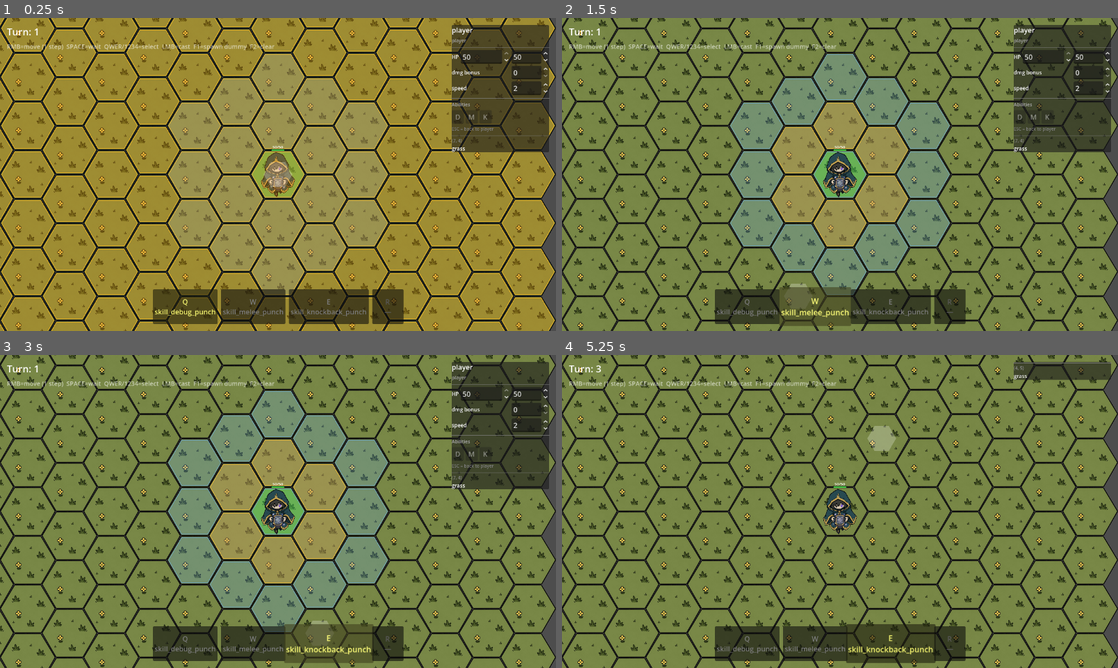
Above: before the commit, frames 1-4 (two rows, left to right).
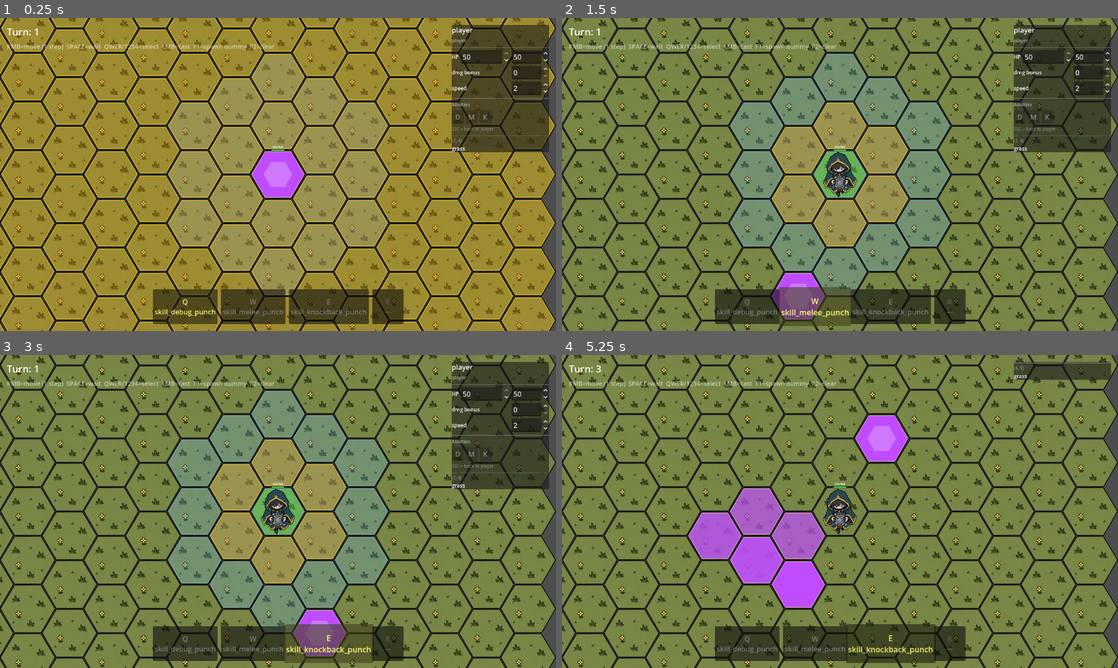
Above: after the commit, the same moments.

Repository: TortikP/GameJamProject
Game: Godot game, scene res://scenes/dev/godmode.tscn
The game is run twice, just before and just after one commit, with the same random seed, the same clock (stepped at 60 frames per second) and the same inputs. This scene is started directly instead of the project's main scene.
Inputs (mouse positions are in pixels of both pictures, inside the frame that each line leads up to):
- Up to frame 1 (0.25 s): no input
- Up to frame 2 (1.5 s): click "Q skill_debug_punch" at 0.5 s; click "W skill_melee_punch" at 1.25 s
- Up to frame 3 (3 s): click "R —" at 2 s; click "E skill_knockback_punch" at 2.75 s
- Up to frame 4 (5.25 s): tap Enter at 3.5, 5 s; move the mouse to (962, 495) at 3.52 s; hold D (hex_move_bottom_right) 3.53-4.25 s; tap S (hex_move_bottom) at 3.6 s; click (962, 495) at 3.67 s; tap Space (wait_turn) at 4.25 s; drag from (728, 527) to (812, 574) at 4.27 s; move the mouse to (895, 442) at 5.02 s; hold D (hex_move_bottom_right) from 5.03 s (still down); hold Space (wait_turn) from 5.03 s (still down)

The runs differ from the first frame. In frame 1, 1.1% of the frame differs, in the area x 45-55%, y 42-58%; in frame 2, 1.0%; in frame 3, 1.0%; in frame 4, 6.3%, in the area x 22-63%, y 19-81%.

Commit message:
feat: зональная подсветка hover + fix кастер/zone логика
ZoneCircleArea: убрано хардкод-исключение кастера
Ability.cast(): кастер исключается из zone-victims только если primary==caster
  (SelfTarget) — entity/hex target зоны могут задевать кастера

MoveRangeOverlay: +COLOR_ZONE/ZONE_OUTLINE, +_zone_polys, +show/clear_zone_preview()
  _add_hex: доп. параметр target_array для zone-полигонов
  clear(): теперь чистит и zone_polys

godmode_controller._update_castability(): каждый кадр вычисляет
  get_affected_hexes() всех ability в активном skill, вызывает show_zone_preview()
  Когда skill не выбран или курсор вне арены — превью очищается автоматически

Diff:
--- a/scripts/core/abilities/ability.gd
+++ b/scripts/core/abilities/ability.gd
@@ -69,6 +69,20 @@
 		GameLogger.info("Ability", "%s: no victims in area" % id)
 		return false
 
+	# Caster is excluded from zone AoE only when the ability is self-targeted
+	# (primary == caster, i.e. SelfTarget). Non-self targets (entity, hex) can
+	# catch the caster in their zone — intentional friendly-fire design space.
+	var exclude_caster: bool = (primary is Actor and (primary as Actor) == caster)
+	if exclude_caster:
+		var filtered: Array = []
+		for v in victims:
+			if v != caster:
+				filtered.append(v)
+		victims = filtered
+	if victims.is_empty():
+		GameLogger.info("Ability", "%s: no victims after caster exclusion" % id)
+		return false
+
 	var target_ids: Array = []
 
 	for victim in victims:
--- a/scripts/core/abilities/areas/zone_circle_area.gd
+++ b/scripts/core/abilities/areas/zone_circle_area.gd
@@ -57,8 +57,6 @@
 			var occ_id: StringName = grid.get_actor_at(coord)
 			if occ_id == &"":
 				continue
-			if occ_id == caster.actor_id:
-				continue   # caster immune to own zone AoE
 			var actor: Actor = registry.get_actor(occ_id) if registry != null else null
 			if actor != null and actor.is_alive():
 				result.append(actor)
--- a/scripts/presentation/godmode/godmode_controller.gd
+++ b/scripts/presentation/godmode/godmode_controller.gd
@@ -290,6 +290,21 @@
 		if hp_bar == null or not hp_bar.has_method("set_preview_damage"):
 			continue
 		hp_bar.set_preview_damage(preview_for_hover if a == hover_target else 0)
+
+	# Zone AoE preview — repaint every frame so it follows the cursor.
+	if _overlay != null and _overlay.has_method("show_zone_preview"):
+		var zone_hexes: Array[Vector2i] = []
+		if active_skill != null and coord != Vector2i(-1, -1):
+			var caster_coord: Vector2i = grid.get_coord(player.actor_id)
+			for ab_obj in active_skill.abilities:
+				var ab := ab_obj as Ability
+				if ab == null or ab.area == null:
+					continue
+				var affected: Array[Vector2i] = ab.area.get_affected_hexes(caster_coord, coord, grid)
+				for c in affected:
+					if not zone_hexes.has(c):
+						zone_hexes.append(c)
+		_overlay.show_zone_preview(zone_hexes)
 
 
 func _unhandled_input(event: InputEvent) -> void:
--- a/scripts/presentation/godmode/move_range_overlay.gd
+++ b/scripts/presentation/godmode/move_range_overlay.gd
@@ -14,13 +14,31 @@
 const COLOR_OUTLINE_ENEMY: Color = Color(1.00, 0.40, 0.40, 0.55)
 const COLOR_ATTACK:         Color = Color(1.00, 0.60, 0.00, 0.28)
 const COLOR_ATTACK_OUTLINE: Color = Color(1.00, 0.72, 0.10, 0.72)
+const COLOR_ZONE:         Color = Color(0.75, 0.30, 1.00, 0.32)
+const COLOR_ZONE_OUTLINE: Color = Color(0.88, 0.50, 1.00, 0.80)
 
 var _grid: Node = null  # HexGrid
 var _polys: Array[Node2D] = []
+var _zone_polys: Array[Node2D] = []  # hover AoE preview — cleared every frame
 
 
 func setup(grid: Node) -> void:
 	_grid = grid
+
+
+## Dynamic zone AoE preview — call every frame from _update_castability.
+## Pass [] to erase the preview.
+func show_zone_preview(hexes: Array[Vector2i]) -> void:
+	clear_zone_preview()
+	for coord in hexes:
+		_add_hex(coord, COLOR_ZONE, COLOR_ZONE_OUTLINE, 4, _zone_polys)
+
+
+func clear_zone_preview() -> void:
+	for p in _zone_polys:
+		if is_instance_valid(p):
+			p.queue_free()
+	_zone_polys.clear()
 
 
 func clear() -> void:
@@ -28,6 +46,7 @@
 		if is_instance_valid(p):
 			p.queue_free()
 	_polys.clear()
+	clear_zone_preview()
 
 
 ## Show reachable hexes for `actor`. `registry` is ActorRegistry — used to
@@ -82,15 +101,17 @@
 		_add_hex(coord, COLOR_ATTACK, COLOR_ATTACK_OUTLINE, 3)
 
 
-func _add_hex(coord: Vector2i, fill: Color, outline: Color, z: int = 2) -> void:
+func _add_hex(coord: Vector2i, fill: Color, outline: Color, z: int = 2, target_array: Array = []) -> void:
 	var poly: Node2D = Node2D.new()
 	poly.position = _grid.tile_map_layer.map_to_local(coord)
 	poly.z_index = z
-	# Store colors so _draw can access them via metadata
 	poly.set_meta("fill", fill)
 	poly.set_meta("outline", outline)
 	_grid.add_child(poly)
-	_polys.append(poly)
+	if target_array.is_empty():
+		_polys.append(poly)
+	else:
+		target_array.append(poly)
 	# Draw immediately via a draw-script attached inline.
 	# Simplest jam approach: use a child Polygon2D (no custom _draw needed).
 	var pts: PackedVector2Array = []
